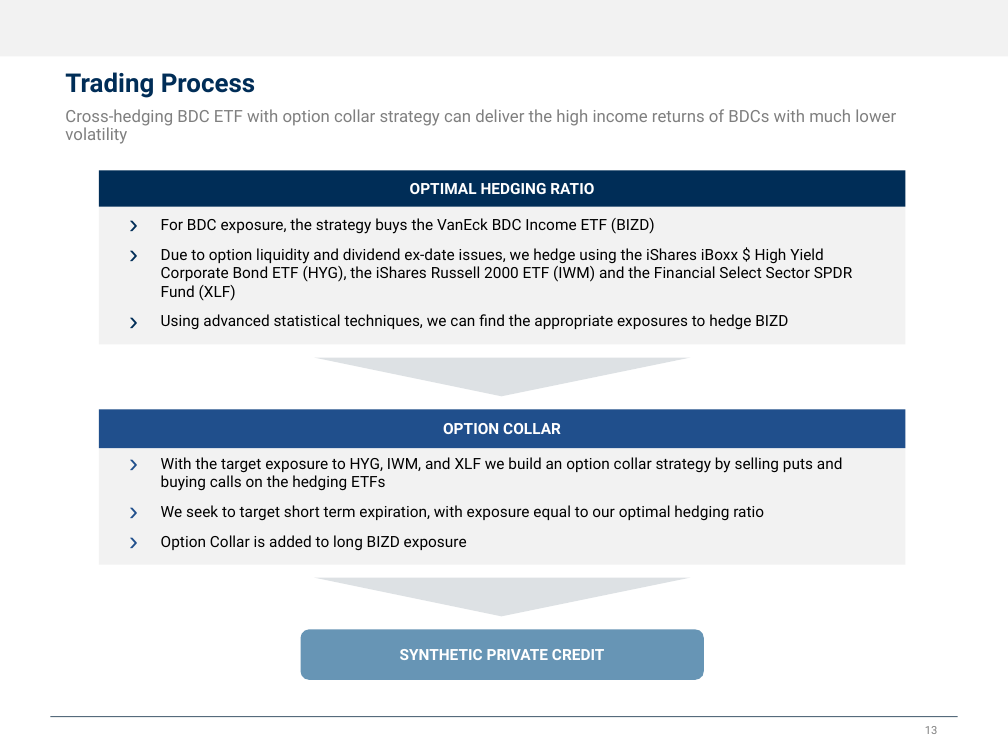
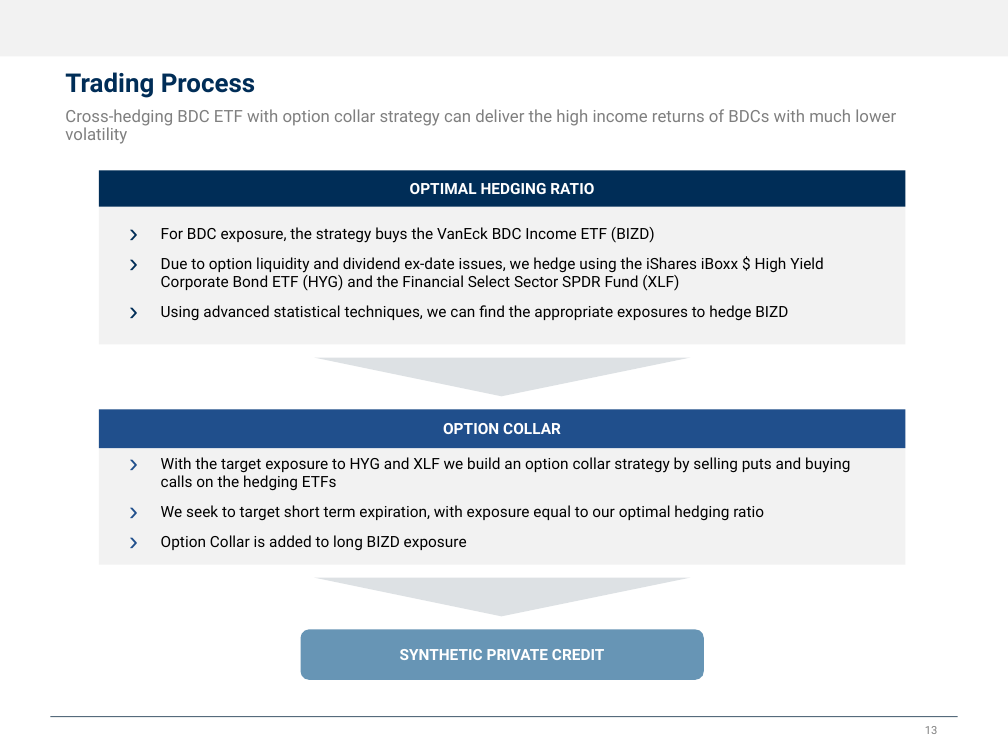
Before and after one commit to twood886/FINM33150_Quant_Trading_Project, a slide deck: slide 13 of Pitchdeck.pptx. Drawn at 1008x756 pixels with LibreOffice and Linux fonts; fonts in the diff are those of the drawing. Boxes give left, top, right and bottom in pixels: in the first picture for what was removed or moved away, otherwise in the second. Text is boxed around its words. In the diff, an @@ line names an element or a change of style, - is before the commit and + after.

```diff
--- a/Pitchdeck.pptx
+++ b/Pitchdeck.pptx
@@ text in rectangle at (x1=161, y1=257, x2=824, y2=291): text changed @@
-  › Due to option liquidity and dividend ex-date issues, we hedge using the iShares iBoxx $ High Yield Corporate Bond ETF (HYG), the iShares Russell 2000 ETF (IWM) and the Financial Select Sector SPDR Fund (XLF)
+  › Due to option liquidity and dividend ex-date issues, we hedge using the iShares iBoxx $ High Yield Corporate Bond ETF (HYG) and the Financial Select Sector SPDR Fund (XLF)
@@ text in rectangle at (x1=161, y1=457, x2=850, y2=491): text changed @@
-  › With the target exposure to HYG, IWM, and XLF we build an option collar strategy by selling puts and buying calls on the hedging ETFs
+  › With the target exposure to HYG and XLF we build an option collar strategy by selling puts and buying calls on the hedging ETFs
```
Also in this commit, not shown: 2 slides added, 1 slide removed, 1 other file.
